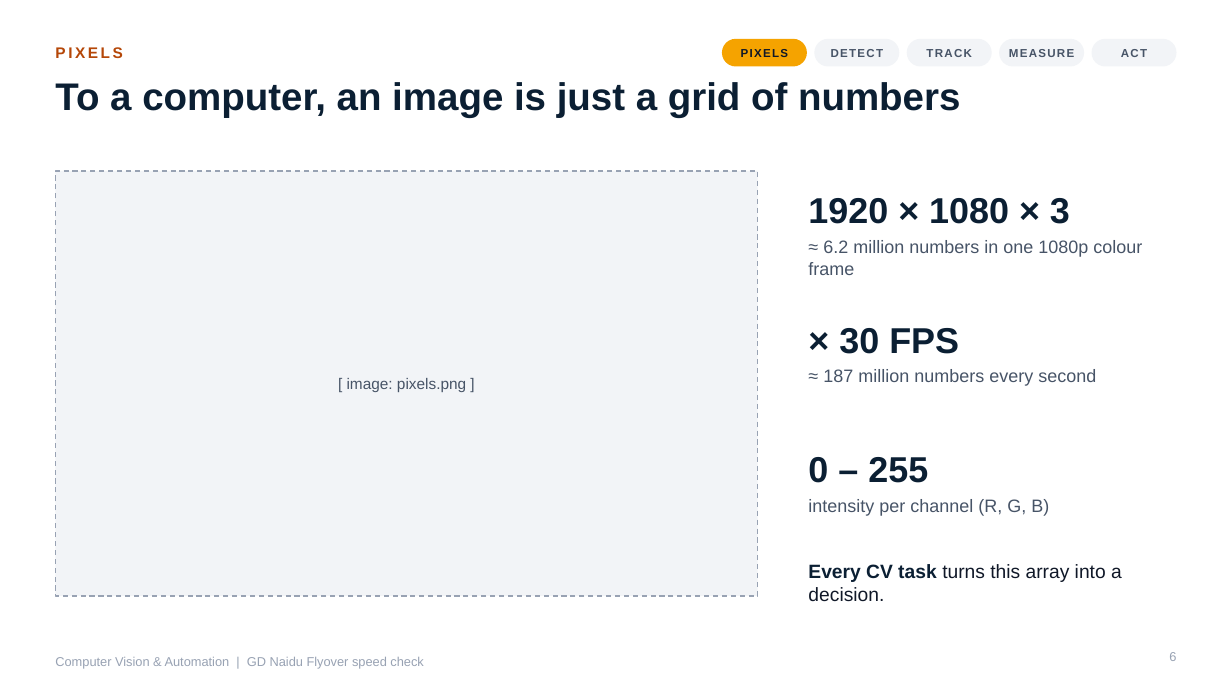
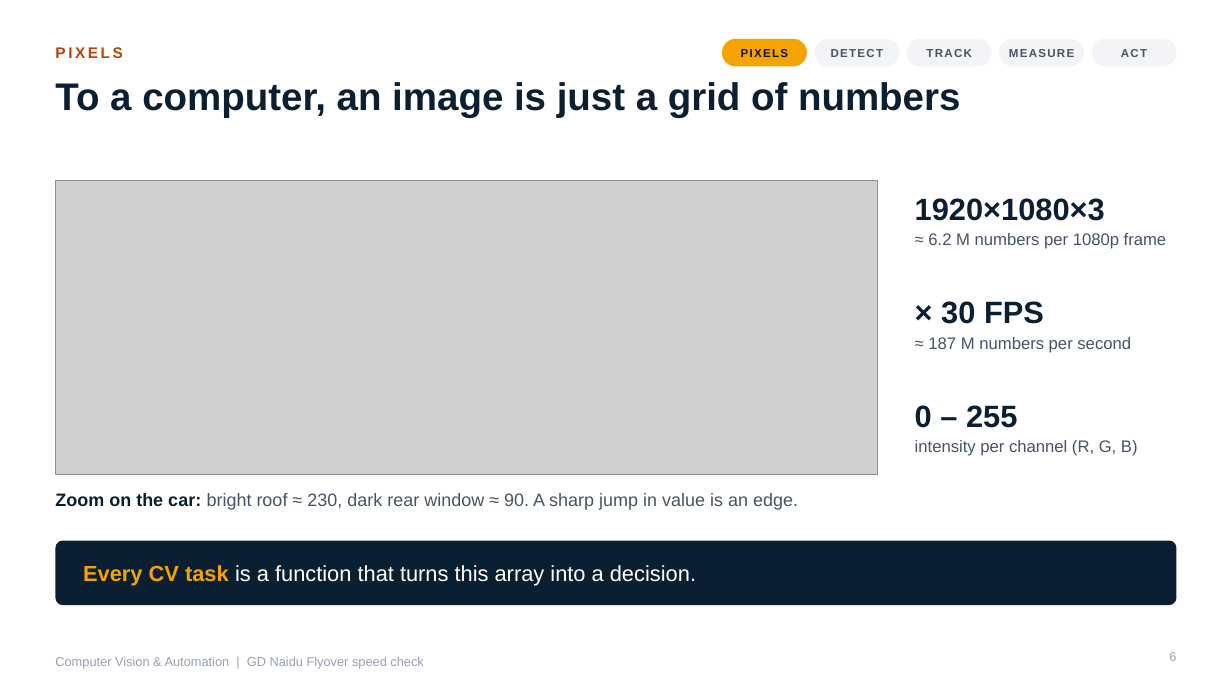
Before and after one commit to Prem-Dharshan/20XW97, a slide deck: slide 6 of cv-automation-ppt/CV_and_Automation.pptx. Drawn at 1232x693 pixels with LibreOffice and Linux fonts; fonts in the diff are those of the drawing; grey boxes stand for pictures. Boxes give left, top, right and bottom in pixels: in the first picture for what was removed or moved away, otherwise in the second. Text is boxed around its words. In the diff, an @@ line names an element or a change of style, - is before the commit and + after.

```diff
--- a/cv-automation-ppt/CV_and_Automation.pptx
+++ b/cv-automation-ppt/CV_and_Automation.pptx
@@ rectangle removed at bbox=[55, 171, 758, 596] @@
@@ picture added at bbox=[55, 180, 878, 474] @@
@@ text at bbox=[915, 198, 1105, 221]: text changed; size 28 to 24 pt @@
-1920 × 1080 × 3
+1920×1080×3
@@ text at bbox=[928, 233, 1167, 249]: text changed; size 14 to 13 pt @@
-≈ 6.2 million numbers in one 1080p colour frame
+≈ 6.2 M numbers per 1080p frame
@@ text "× 30 FPS": place and size @@
-text "× 30 FPS" at bbox=[839, 328, 959, 354]
+text "× 30 FPS" at bbox=[941, 301, 1044, 324]
@@ text "× 30 FPS" at bbox=[941, 301, 1044, 324]: size 28 to 24 pt @@
@@ text at bbox=[928, 337, 1131, 353]: text changed; size 14 to 13 pt @@
-≈ 187 million numbers every second
+≈ 187 M numbers per second
@@ text removed at bbox=[347, 378, 466, 392] @@
-[ image: pixels.png ]
@@ text "0 – 255" at bbox=[915, 405, 1017, 428]: size 28 to 24 pt @@
@@ text "0 – 255": place and size @@
-text "0 – 255" at bbox=[808, 457, 928, 483]
+text "0 – 255" at bbox=[915, 405, 1017, 428]
@@ text "intensity per channel (R, G, ...": place and size @@
-text "intensity per channel (R, G, ..." at bbox=[808, 499, 1049, 516]
+text "intensity per channel (R, G, ..." at bbox=[915, 440, 1138, 456]
@@ text "intensity per channel (R, G, ..." at bbox=[915, 440, 1138, 456]: size 14 to 13 pt @@
@@ text added at bbox=[55, 493, 798, 510], 14 pt, text #475467 @@
+Zoom on the car: bright roof ≈ 230, dark rear window ≈ 90. A sharp jump in value is an edge.
@@ rounded rectangle added at bbox=[55, 541, 1177, 605], fill #0B1F33 @@
@@ text at bbox=[83, 565, 696, 586]: text changed; size 15 to 17 pt; text colour #101828 to #FFFFFF @@
-Every CV task turns this array into a decision.
+Every CV task is a function that turns this array into a decision.
@@ text "Every CV task is a ..." at bbox=[83, 565, 696, 586]: vertical alignment top to middle @@
```
Also in this commit, not shown: 10 other slides changed, 37 other files.
